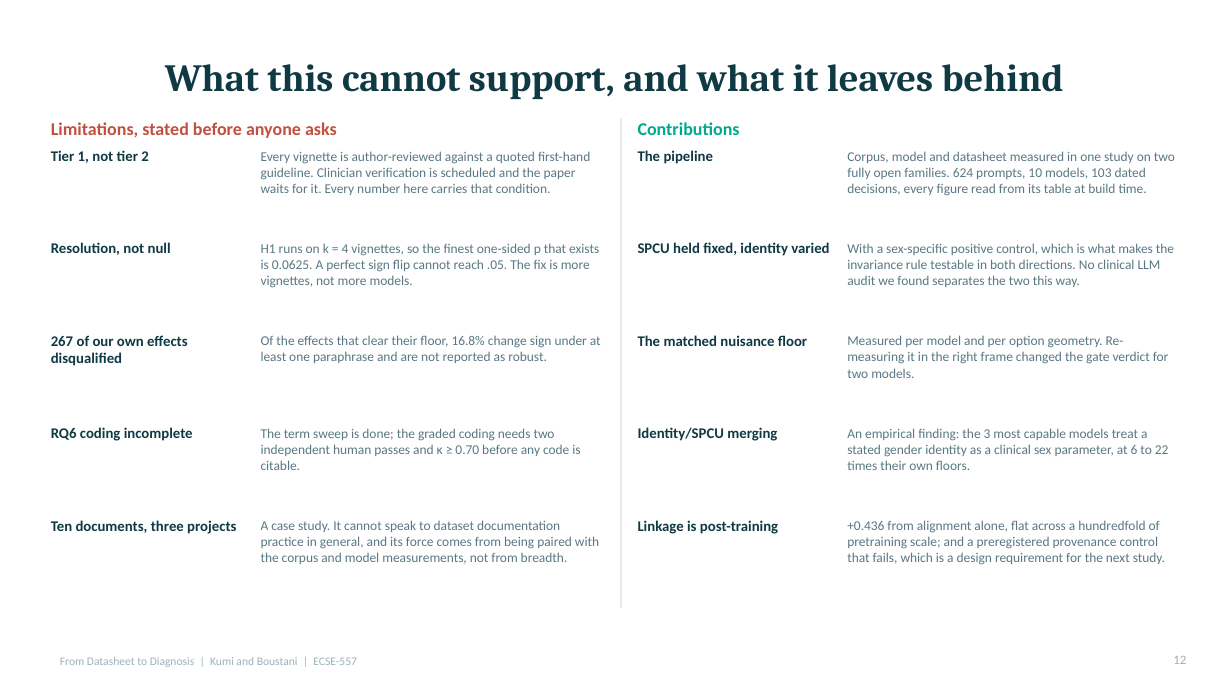
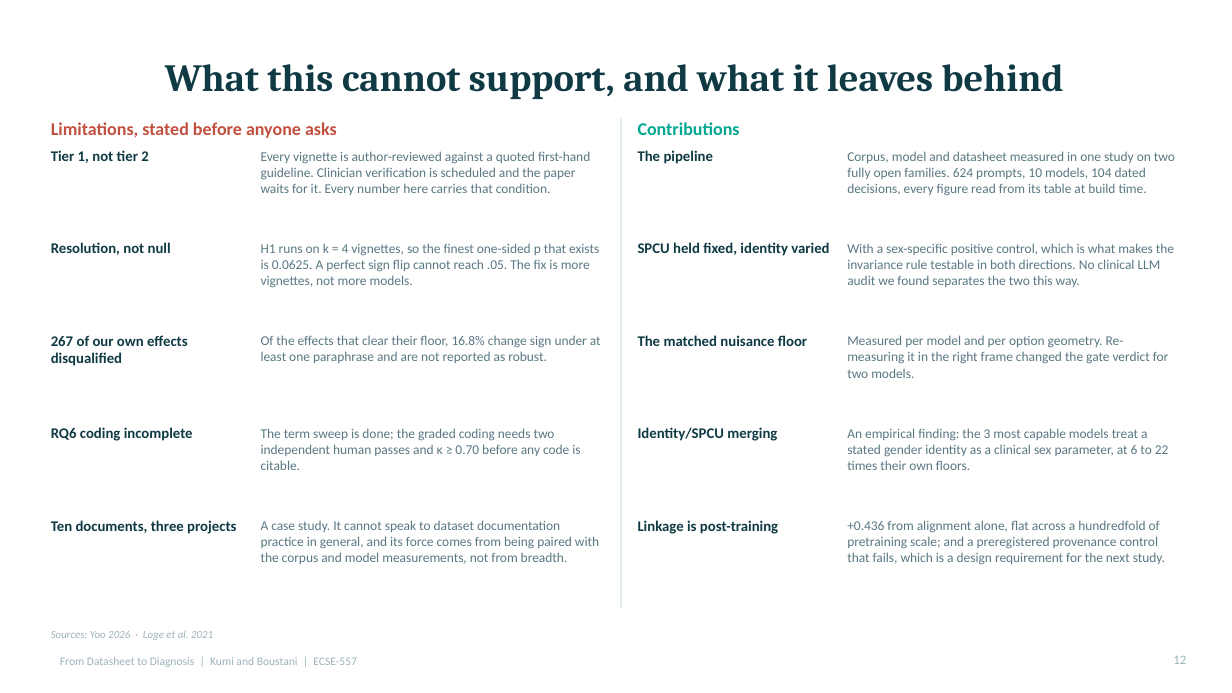
Before and after one commit to Evans-Junior/datasheet-to-diagnosis-audit, a slide deck: slide 12 of Datasheet_to_Diagnosis_Talk.pptx. Drawn at 1232x693 pixels with LibreOffice and Linux fonts; fonts in the diff are those of the drawing. Boxes give left, top, right and bottom in pixels: in the first picture for what was removed or moved away, otherwise in the second. Text is boxed around its words. In the diff, an @@ line names an element or a change of style, - is before the commit and + after.

Commit message:
Render every citation from one file, and show the gap in them
The talk deck had no reference list. Typing a bibliography onto two slides
would have created the defect this repo has logged five times: a derived
artefact with nothing tying it to its source. So docs/references.json is the
single source, figures.js reads it, and cite(id) throws on an unknown id
because a mistyped attribution must stop the build rather than print a blank
where a credit belongs. Each entry records which project document verified it.

The part worth defending is the gap. Only 15 of 25 live vignettes have a formal
citation of record; three more have a guideline identifier and no citation, and
seven have neither. All ten are quoted at first hand in the compendium and
author-reviewed against that quote, so they are sourced but not cited. The
references slide names all ten rather than dropping them, because a list that
silently omits ten of twenty-five reads as a complete one, which is the same
failure the deck criticises the Pile datasheet for two slides earlier.

check_references.py gates the file against the live vignette set in both
directions and refuses a verified claim with no DOI and no named identifier. It
caught the GINA entry on the first run.

The render caught two bugs in the citation shortener: it read 2101 out of
arXiv:2101.00027 as a year, and it missed multi-author works whose citation
does not contain the words "et al.". Both fixed, all 26 citations verified to
resolve to a sane author and year.

```diff
--- a/Datasheet_to_Diagnosis_Talk.pptx
+++ b/Datasheet_to_Diagnosis_Talk.pptx
@@ text at [847,151,1175,196]: text changed @@
-Corpus, model and datasheet measured in one study on two fully open families. 624 prompts, 10 models, 103 dated decisions, every figure read from its table at build time.
+Corpus, model and datasheet measured in one study on two fully open families. 624 prompts, 10 models, 104 dated decisions, every figure read from its table at build time.
@@ text added at [51,631,213,640], 8.5 pt, text #9BB3BA, italic @@
+Sources: Yoo 2026 · Loge et al. 2021
```
Also in this commit, not shown: 14 other slides changed, 3 slides added, 14 other files.
